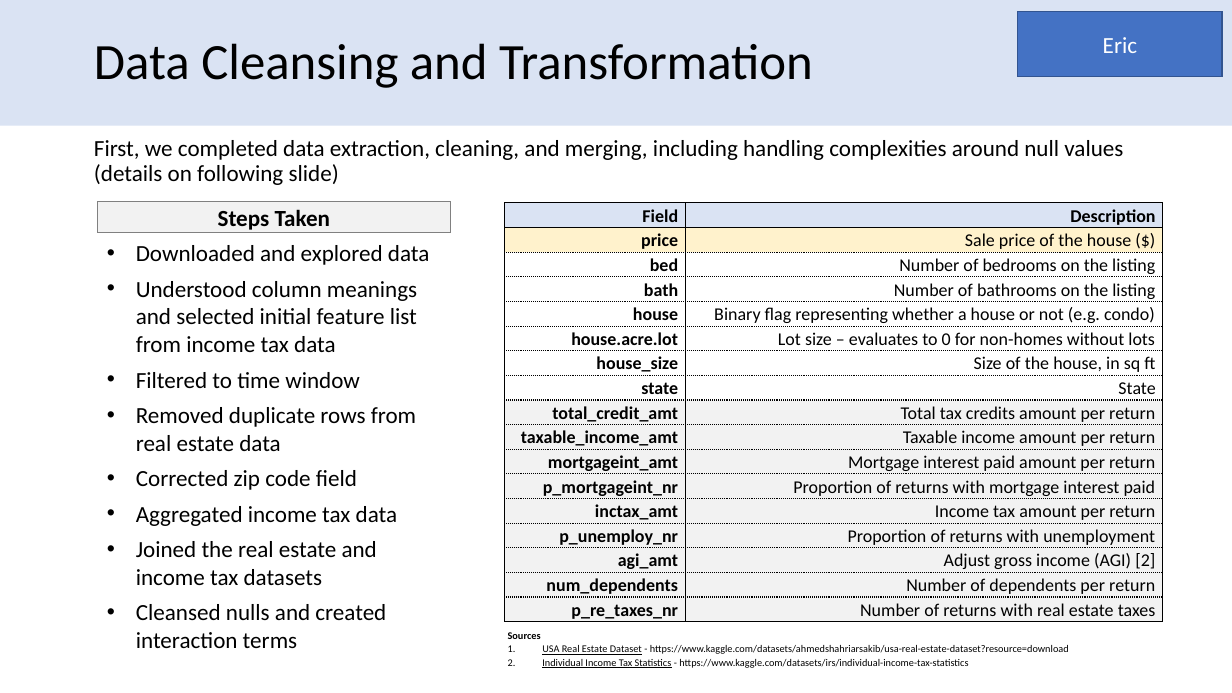
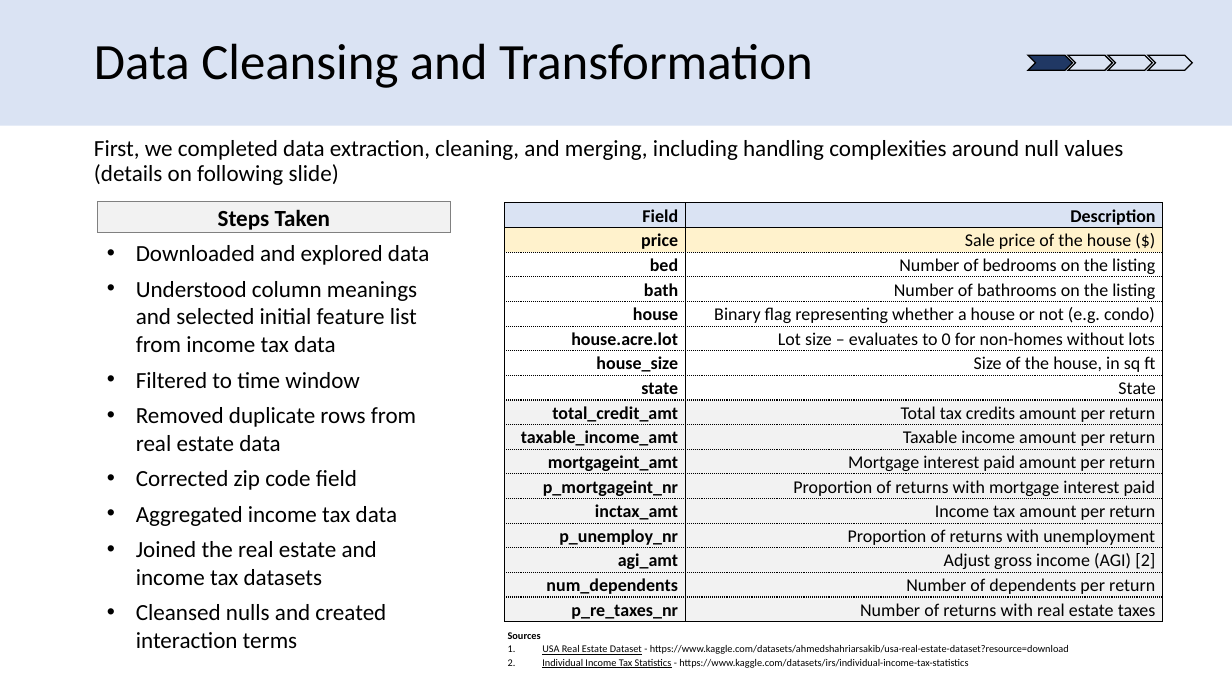
Before and after one commit to david-firrin/Real-Estate-Price-Prediction-With-Income-Tax-Data, a slide deck: slide 8 of Final Presentation Slides/team48finalpresentation.pptx. Drawn at 1232x693 pixels with LibreOffice and Linux fonts; fonts in the diff are those of the drawing. Boxes give left, top, right and bottom in pixels: in the first picture for what was removed or moved away, otherwise in the second. Text is boxed around its words. In the diff, an @@ line names an element or a change of style, - is before the commit and + after.

```diff
--- a/Final Presentation Slides/team48finalpresentation.pptx
+++ b/Final Presentation Slides/team48finalpresentation.pptx
@@ rectangle removed at (1019, 11, 1223, 76) @@
-Eric
@@ group added at (1029, 55, 1192, 70): 4 freeform shapes @@
```
Also in this commit, not shown: 13 other slides changed, 3 other files.
